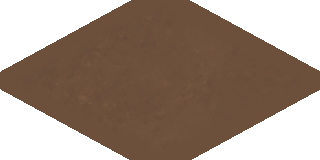
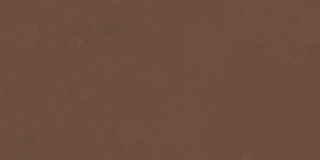
The second 320 × 160 image is a revision of the first. Changes to its layers:
painted on "commun_sol_terre_tile_00.png" over [0, 0, 320, 160]
